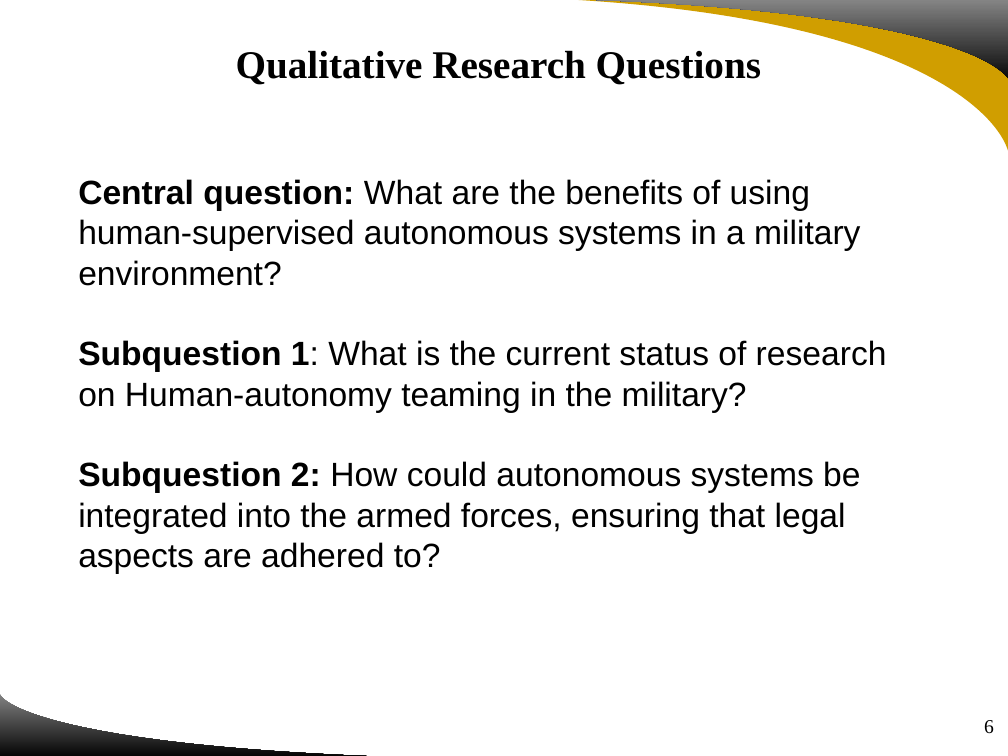
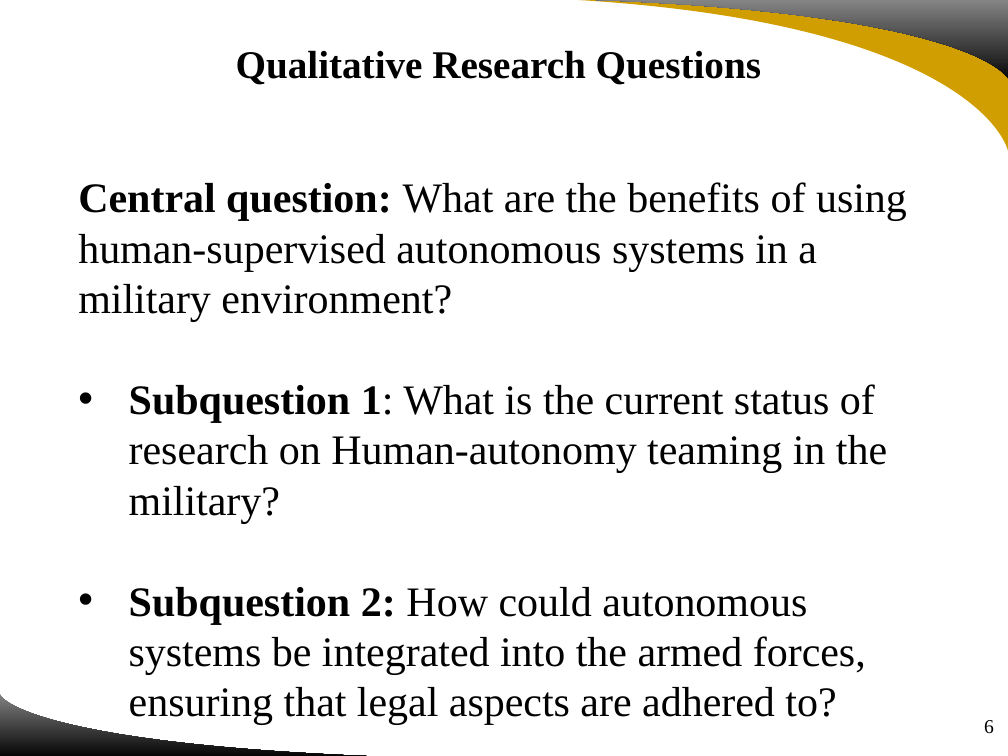
Before and after one commit to UgurUysal86/HUMAN-ASSISTED-WEAPON-SYSTEMS, a slide deck: slide 6 of Project Review and Feedback/181022 IDS6916 Group4 Project Review and Feedback.pptx. Drawn at 1008x756 pixels with LibreOffice and Linux fonts; fonts in the diff are those of the drawing; background and template pictures are left out. Boxes give left, top, right and bottom in pixels: in the first picture for what was removed or moved away, otherwise in the second. Text is boxed around its words. In the diff, an @@ line names an element or a change of style, - is before the commit and + after.

```diff
--- a/Project Review and Feedback/181022 IDS6916 Group4 Project Review and Feedback.pptx
+++ b/Project Review and Feedback/181022 IDS6916 Group4 Project Review and Feedback.pptx
@@ text "Central question: What are the ..." at box(78, 182, 907, 725): size 24 to 30 pt, font Arial to Times New Roman; bullet none to • @@
```
Also in this commit, not shown: 14 other slides changed.
